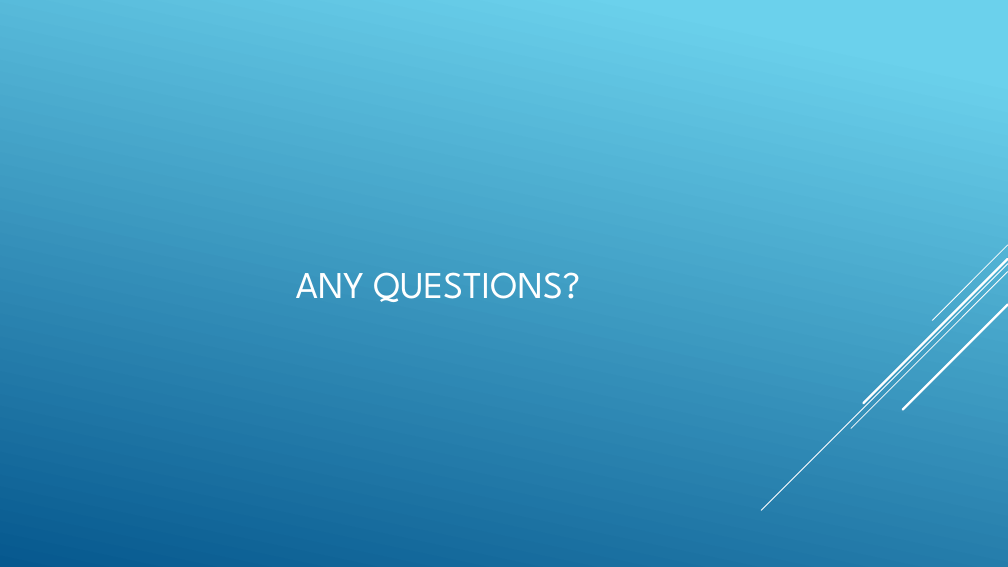
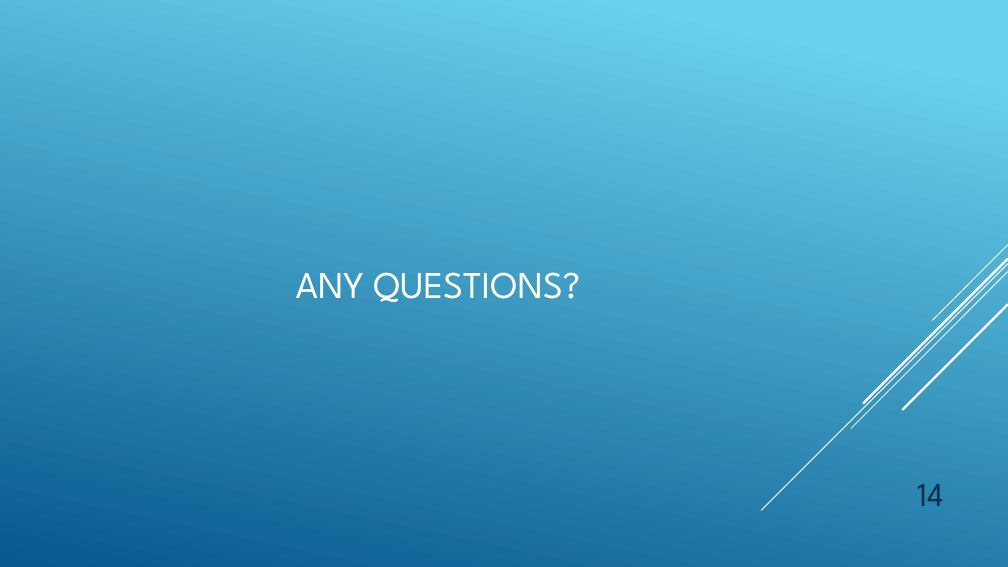
Before and after one commit to infonick/OutageAlert, a slide deck: slide 14 of Usability Study/Outage Alerts.pptx. Drawn at 1008x567 pixels with LibreOffice and Linux fonts; fonts in the diff are those of the drawing. Boxes give left, top, right and bottom in pixels: in the first picture for what was removed or moved away, otherwise in the second. Text is boxed around its words. In the diff, an @@ line names an element or a change of style, - is before the commit and + after.

```diff
--- a/Usability Study/Outage Alerts.pptx
+++ b/Usability Study/Outage Alerts.pptx
@@ page number added at bbox=[917, 484, 944, 506], 32 pt, text #0A304A @@
+14
```
Also in this commit, not shown: 12 other slides changed.
